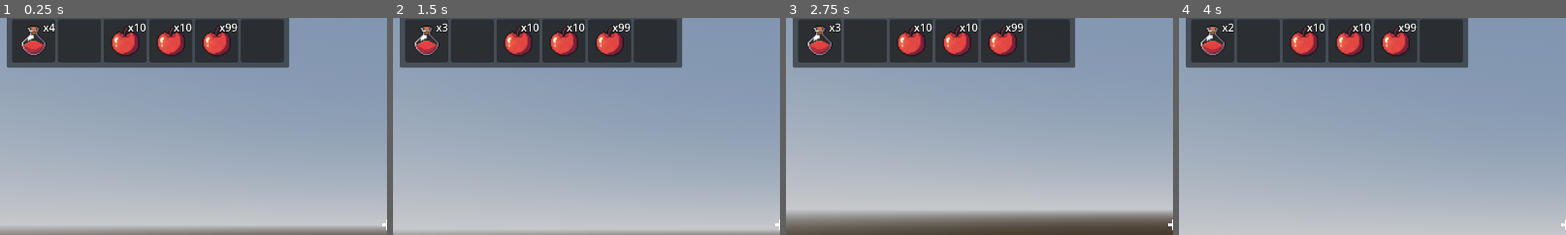
Above: before the commit, frames 1-4 (left to right).
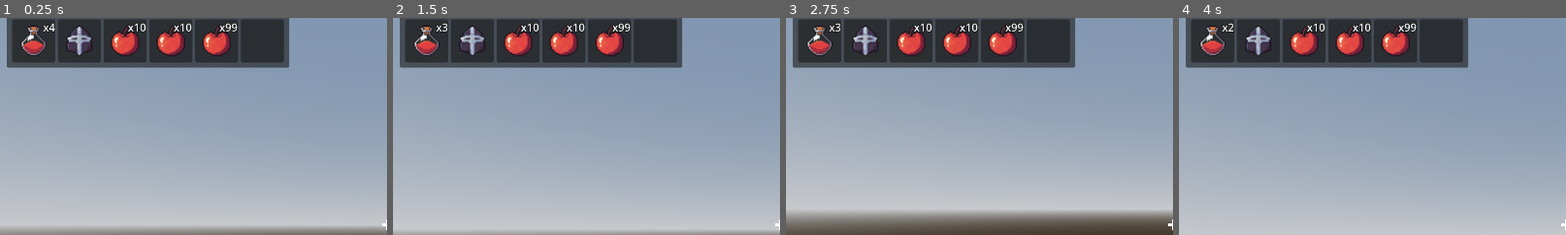
Above: after the commit, the same moments.

Repository: CptDarling/AnotherInventory
Game: Godot game, scene res://scenes/game.tscn
Two runs of this game, one before a commit and one after it. Both use one fixed random seed, a clock stepped at 60 frames per second and the inputs below.
Inputs (mouse positions are % of the whole screen's width and height, from its top left):
- Up to frame 1 (0.25 s): no input
- Up to frame 2 (1.5 s): tap Enter (ui_accept) at 0.5, 0.77 s; move the mouse to (55, 50) at 0.52 s; hold W (forward) from 0.53 s (still down); tap E (interact) at 0.6 s; click (55, 50) at 0.67 s; move the mouse to (45, 50) at 1.27 s; tap 1 at 1.35 s; click (45, 50) at 1.42 s
- Up to frame 3 (2.75 s): keep holding W (forward); tap Enter (ui_accept) at 1.52 s; move the mouse to (52, 48) at 2.02 s; tap 7 at 2.1 s; click (52, 48) at 2.17 s
- Up to frame 4 (4 s): keep holding W (forward); tap Enter (ui_accept) at 2.75, 3.02, 3.5, 3.77 s; move the mouse to (49, 52) at 2.77 s; tap E (interact) at 2.85 s; click (49, 52) at 2.92 s; move the mouse to (57, 51) at 3.52 s; tap 1 at 3.6 s; click (57, 51) at 3.67 s
The pictures show only the part of the screen within x 0-50%, y 2-52%; the shares and areas given below are measured in that part.

The runs differ from the first frame. In frame 1, 0.5% of the frame differs, in the area x 17-24%, y 3-17%; in frame 2, 0.5%; in frame 3, 0.5%; in frame 4, 0.5%.

Commit message:
Add item data equip

Diff:
--- a/inv_test.tres
+++ b/inv_test.tres
@@ -1,15 +1,21 @@
-[gd_resource type="Resource" script_class="InventoryData" load_steps=11 format=3 uid="uid://b85jbhf1o72uq"]
+[gd_resource type="Resource" script_class="InventoryData" load_steps=13 format=3 uid="uid://b85jbhf1o72uq"]
 
 [ext_resource type="Script" path="res://inventory/inventory_data.gd" id="1_8s3tp"]
 [ext_resource type="Resource" uid="uid://bkiwaxf1rnc7b" path="res://item/items/apple.tres" id="2_1raw1"]
 [ext_resource type="Resource" uid="uid://xvmg64jwyc4p" path="res://item/items/health_potion.tres" id="2_f0g13"]
 [ext_resource type="Script" path="res://inventory/slot_data.gd" id="3_psfg0"]
 [ext_resource type="Resource" uid="uid://djrlbg8sy07ow" path="res://item/items/blue_book.tres" id="4_c6k2d"]
+[ext_resource type="Resource" uid="uid://bbwh5hob6se7d" path="res://item/items/iron_helm.tres" id="4_t24vi"]
 
 [sub_resource type="Resource" id="Resource_xt2lq"]
 script = ExtResource("3_psfg0")
 item_data = ExtResource("2_f0g13")
 quantity = 4
+
+[sub_resource type="Resource" id="Resource_j177b"]
+script = ExtResource("3_psfg0")
+item_data = ExtResource("4_t24vi")
+quantity = 1
 
 [sub_resource type="Resource" id="Resource_7y43r"]
 script = ExtResource("3_psfg0")
@@ -33,4 +39,4 @@
 
 [resource]
 script = ExtResource("1_8s3tp")
-slot_datas = Array[ExtResource("3_psfg0")]([SubResource("Resource_xt2lq"), null, SubResource("Resource_7y43r"), SubReso …(158 unchanged characters)…
+slot_datas = Array[ExtResource("3_psfg0")]([SubResource("Resource_xt2lq"), SubResource("Resource_j177b"), SubResource("Resource_7y43r"), SubReso …(158 unchanged characters)…
--- /dev/null
+++ b/inventory/inventory_data_equip.gd
@@ -0,0 +1,19 @@
+extends InventoryData
+class_name InventoryDataEquip
+
+## An inventory that only holds equipable items.
+
+func drop_slot_data(grabbed_slot_data: SlotData, index: int) -> SlotData:
+
+	if not grabbed_slot_data.item_data is ItemDataEquip:
+		return grabbed_slot_data
+
+	return super.drop_slot_data(grabbed_slot_data, index)
+
+
+func drop_single_slot_data(grabbed_slot_data: SlotData, index: int) -> SlotData:
+
+	if not grabbed_slot_data.item_data is ItemDataEquip:
+		return grabbed_slot_data
+
+	return super.drop_single_slot_data(grabbed_slot_data, index)
--- /dev/null
+++ b/item/item_data_equip.gd
@@ -0,0 +1,6 @@
+extends ItemData
+class_name ItemDataEquip
+
+## Equip an item data.
+
+@export var defence: int
--- /dev/null
+++ b/item/items/iron_helm.tres
@@ -0,0 +1,16 @@
+[gd_resource type="Resource" load_steps=4 format=3 uid="uid://bbwh5hob6se7d"]
+
+[ext_resource type="Script" path="res://item/item_data_equip.gd" id="1_wqulc"]
+[ext_resource type="Texture2D" uid="uid://dc7ipro5ejexj" path="res://assets/#1 - Transparent Icons.png" id="2_o5d81"]
+
+[sub_resource type="AtlasTexture" id="AtlasTexture_aad4e"]
+atlas = ExtResource("2_o5d81")
+region = Rect2(96, 224, 32, 32)
+
+[resource]
+script = ExtResource("1_wqulc")
+defence = 1
+name = "Iron Helm"
+description = "Will protect your noggin"
+stackable = false
+texture = SubResource("AtlasTexture_aad4e")
